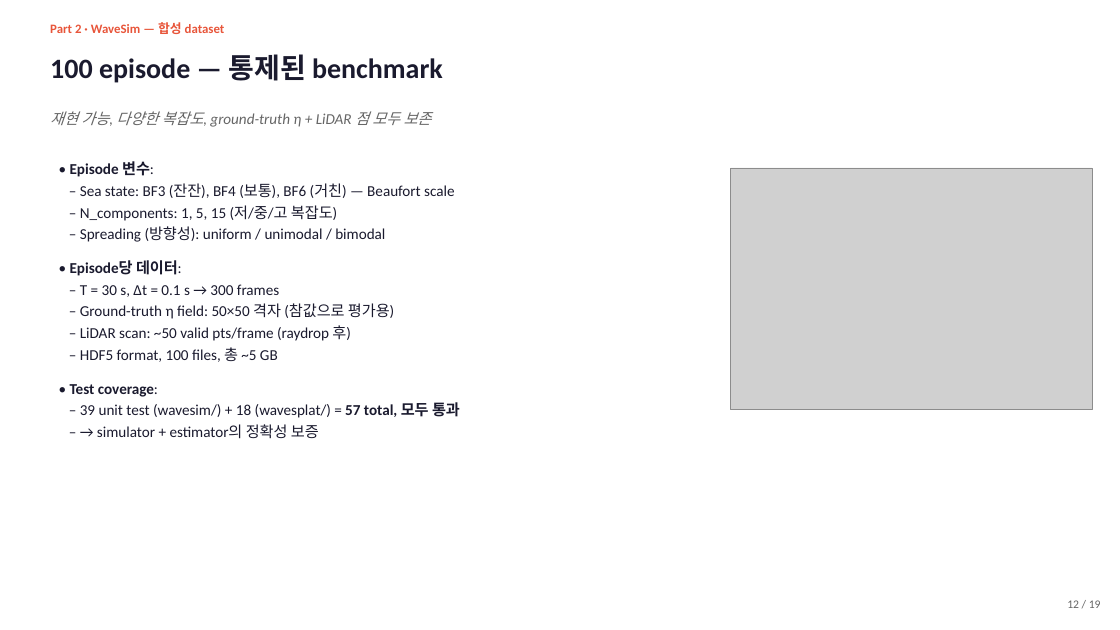
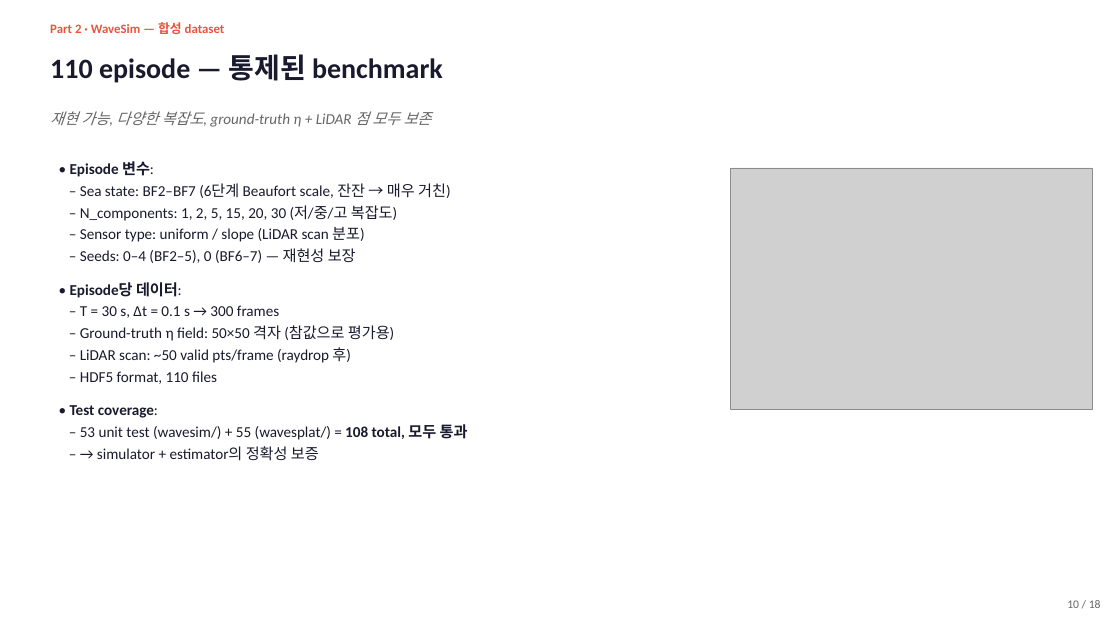
Before and after one commit to SAEYONGPARK94/wavesplat, a slide deck: slide 10 of wavesplat/docs/labmeeting_2026_05_13.pptx (slide 12 before the commit). Drawn at 1120x630 pixels with LibreOffice and Linux fonts; fonts in the diff are those of the drawing; grey boxes stand for pictures. Boxes give left, top, right and bottom in pixels: in the first picture for what was removed or moved away, otherwise in the second. Text is boxed around its words. In the diff, an @@ line names an element or a change of style, - is before the commit and + after.

```diff
--- a/wavesplat/docs/labmeeting_2026_05_13.pptx
+++ b/wavesplat/docs/labmeeting_2026_05_13.pptx
@@ text at bbox=[50, 54, 443, 83]: text changed @@
-100 episode — 통제된 benchmark
+110 episode — 통제된 benchmark
@@ text at bbox=[80, 183, 450, 263]: text changed @@
-– Sea state: BF3 (잔잔), BF4 (보통), BF6 (거친) — Beaufort scale
-– N_components: 1, 5, 15 (저/중/고 복잡도)
-– Spreading (방향성): uniform / unimodal / bimodal
+– Sea state: BF2–BF7 (6단계 Beaufort scale, 잔잔 → 매우 거친)
+– N_components: 1, 2, 5, 15, 20, 30 (저/중/고 복잡도)
+– Sensor type: uniform / slope (LiDAR scan 분포)
+– Seeds: 0–4 (BF2–5), 0 (BF6–7) — 재현성 보장
@@ text at bbox=[80, 371, 217, 384]: text changed @@
-– HDF5 format, 100 files, 총 ~5 GB
+– HDF5 format, 110 files
@@ text at bbox=[80, 424, 468, 440]: text changed @@
-– 39 unit test (wavesim/) + 18 (wavesplat/) = 57 total, 모두 통과
+– 53 unit test (wavesim/) + 55 (wavesplat/) = 108 total, 모두 통과
@@ text at bbox=[1067, 600, 1101, 608]: text changed @@
-12 / 19
+10 / 18
```
Also in this commit, not shown: 16 other slides changed, 11 slides added, 8 slides removed, 14 other files.
